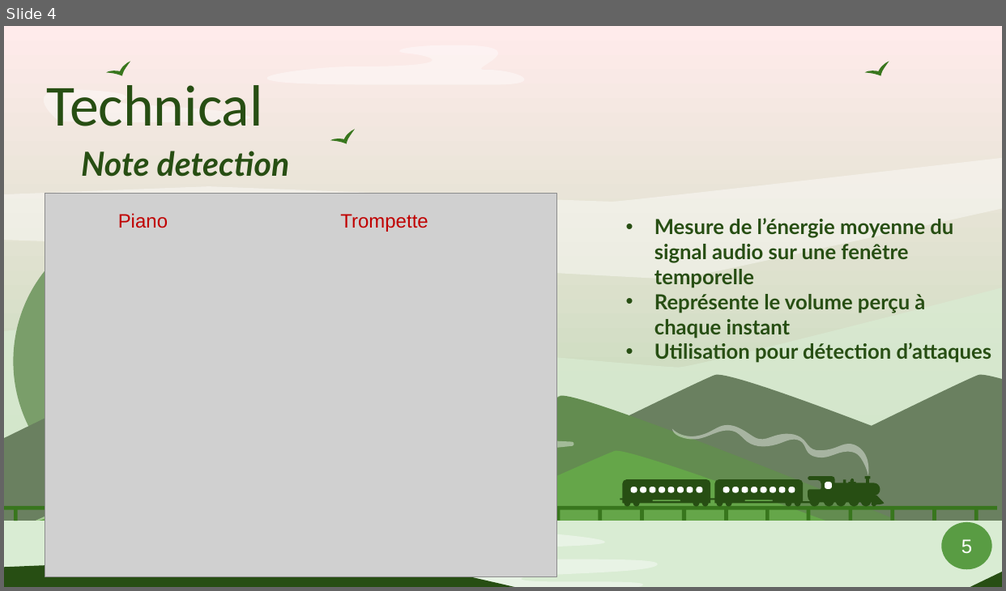
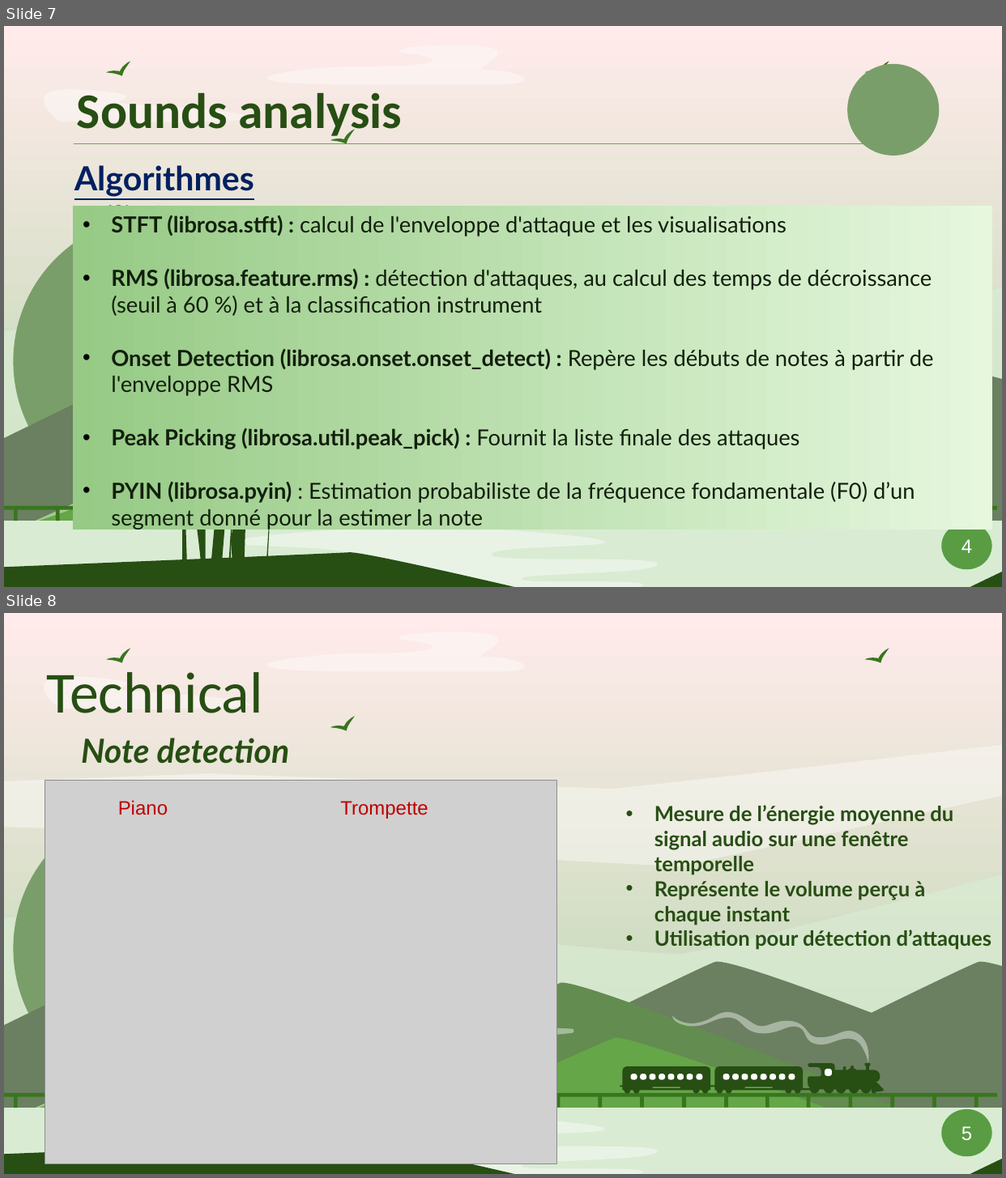
Before and after one commit to Smoother19/MusicAnimation, a slide deck: docs/presentation/PresFinal.pptx. Shown one above the other, each under a label of ours: slide 4 before the commit, slides 7 and 8 after it. The pictures are 1006x591 and 1006x1178 pixels, drawn with LibreOffice and Linux fonts; fonts in the diff are those of the drawing; grey boxes stand for pictures. Boxes give left, top, right and bottom in pixels: in the first picture for what was removed or moved away, otherwise in the second. Text is boxed around its words. In the diff, an @@ line names an element or a change of style, - is before the commit and + after.

```diff
--- a/docs/presentation/PresFinal.pptx
+++ b/docs/presentation/PresFinal.pptx
@@ slide 7 added at (4,26,1002,587), background gradient #FFEBEB to #B2D4A8; not listed: 59 template elements that a slide beside it also shows @@
@@ freeform shape added at (847,64,939,156), fill #7A9E6A @@
@@ freeform shape added at (18,89,265,122), fill #FFFFFF at 41% opacity @@
@@ title added at (77,92,403,140), 36 pt, text #274E13, bold @@
+Sounds analysis
@@ line added from (73, 143) to (879, 143), #779C66 0.75 pt @@
@@ freeform shape added at (330,126,359,152), fill #38761D @@
@@ text added at (74,165,254,236), 24 pt, text #002060, bold, underline @@
+Algorithmes utilisés
@@ rectangle added at (73,207,992,531), fill gradient #96CA85 to #E6F7DE, 16 pt, text #121F0D @@
+• STFT (librosa.stft) : calcul de l'enveloppe d'attaque et les visualisations
+• RMS (librosa.feature.rms) : détection d'attaques, au calcul des temps de décroissance (seuil à 60 %) et à la classification instrument
+• Onset Detection (librosa.onset.onset_detect) : Repère les débuts de notes à partir de l'enveloppe RMS
+• Peak Picking (librosa.util.peak_pick) : Fournit la liste finale des attaques
+• PYIN (librosa.pyin) : Estimation probabiliste de la fréquence fondamentale (F0) d’un segment donné pour la estimer la note
@@ group added at (153,417,287,537): 17 freeform shapes @@
@@ group added at (56,507,518,521): 12 rectangles @@
@@ freeform shape added at (941,523,992,570), fill #599C43, 14 pt, text #FFFFFF @@
+4
@@ what was slide 4 is now slide 8 @@
```
Also in this commit, not shown: 3 slides changed, 2 other slides added.
